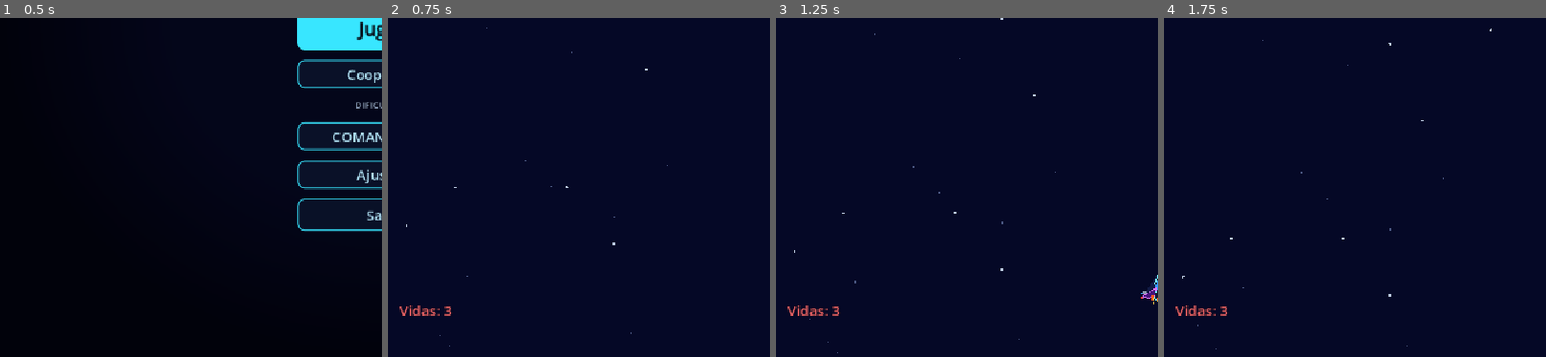
Above: before the commit, frames 1-4 (left to right).
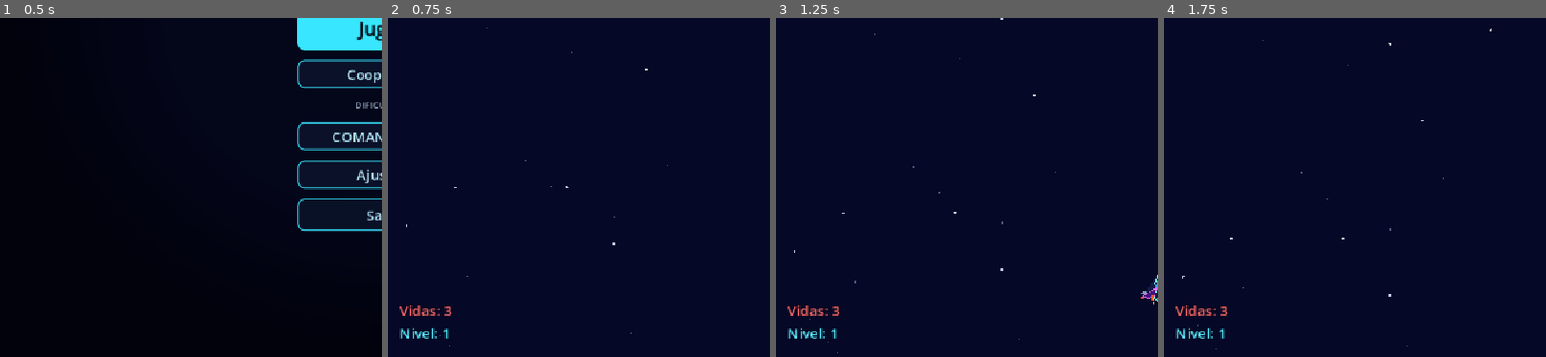
Above: after the commit, the same moments.

Repository: Frank-0511/galactic-surge
Game: Godot game, scene res://scenes/main/main.tscn
Two runs of this game, one before a commit and one after it. Both use one fixed random seed, a clock stepped at 60 frames per second and the inputs below.
Inputs (mouse positions are % of the whole screen's width and height, from its top left):
- Up to frame 1 (0.5 s): no input
- Up to frame 2 (0.75 s): click "Jugar" at 0.5 s
- Up to frame 3 (1.25 s): no input
- Up to frame 4 (1.75 s): tap Enter at 1.25 s; move the mouse to (72, 45) at 1.27 s; hold Right (move_right) from 1.28 s (still down); tap Space (shoot) at 1.35 s; click (72, 45) at 1.42 s
The pictures show only the part of the screen within x 0-50%, y 50-100%; the shares and areas given below are measured in that part.

Frame 1 is identical in both runs. In frame 2, 0.2% of the frame differs, in the area x 3-16%, y 91-95%; in frame 3, 0.2%; in frame 4, 0.2%.

Commit message:
feat(etapa-20): nivel del arma abajo en la esquina de cada jugador (spec S7)

Diff:
--- a/scenes/ui/hud.gd
+++ b/scenes/ui/hud.gd
@@ -52,6 +52,7 @@
 func _ready() -> void:
 	_make_passive()
 	_move_p1_lives_bottom_left()
+	_update_weapon_level_label()
 	_init_styles()
 	_init_wave_cleared_banner()
 	set_active_weapon(_current_weapon_type)
@@ -148,6 +149,42 @@
 	if weapon_type >= 0:
 		_current_weapon_type = weapon_type
 	_current_weapon_level = clampi(level, 1, 15)
+	_update_weapon_level_label()
+
+
+## Weapon level of J1, shown in the bottom-left corner (spec S7).
+var _weapon_level_label: Label = null
+
+
+func _update_weapon_level_label() -> void:
+	if _weapon_level_label == null:
+		_weapon_level_label = Label.new()
+		_weapon_level_label.name = "WeaponLevelLabel"
+		_weapon_level_label.custom_minimum_size = Vector2(0.0, 28.0)
+		_weapon_level_label.add_theme_font_size_override("font_size", 20)
+		_weapon_level_label.add_theme_color_override("font_color", Color(0.35, 0.92, 1.0, 1.0))
+		var panel: Node = get_node_or_null("P1BottomPanel")
+		if panel != null:
+			panel.add_child(_weapon_level_label)
+		else:
+			return
+	_weapon_level_label.text = "Nivel: %d" % _current_weapon_level
+
+
+## Weapon level of J2, shown in the bottom-right corner (spec S7, Etapa 20).
+var _weapon_level_p2_label: Label = null
+
+
+func set_weapon_level_p2(level: int) -> void:
+	if _weapon_level_p2_label == null:
+		_weapon_level_p2_label = Label.new()
+		_weapon_level_p2_label.name = "WeaponLevelP2Label"
+		_weapon_level_p2_label.horizontal_alignment = HORIZONTAL_ALIGNMENT_RIGHT
+		_weapon_level_p2_label.custom_minimum_size = Vector2(0.0, 28.0)
+		_weapon_level_p2_label.add_theme_font_size_override("font_size", 20)
+		_weapon_level_p2_label.add_theme_color_override("font_color", Color(0.35, 0.92, 1.0, 1.0))
+		_ensure_p2_bottom_panel().add_child(_weapon_level_p2_label)
+	_weapon_level_p2_label.text = "Nivel: %d" % clampi(level, 1, 15)
 
 
 
--- a/tests/etapa_20_contract_test.gd
+++ b/tests/etapa_20_contract_test.gd
@@ -34,6 +34,7 @@
 	_check_hud_p2_matches_p1_style()
 	_check_hud_p2_lives_bottom_right()
 	_check_hud_p1_lives_bottom_left()
+	_check_hud_weapon_level_bottom()
 
 	if _failures == 0:
 		print("ETAPA 20 CONTRACT TESTS: ALL PASSED")
@@ -395,6 +396,27 @@
 
 
 # ---------------------------------------------------------------------------
+# 20. HUD (spec S7): nivel del arma abajo en la esquina de cada jugador
+# ---------------------------------------------------------------------------
+func _check_hud_weapon_level_bottom() -> void:
+	var hud: Node = (load("res://scenes/ui/hud.tscn") as PackedScene).instantiate()
+	get_root().add_child(hud)
+	hud.call("set_weapon_level", 3, 0)
+	_expect(hud.has_method("set_weapon_level_p2"), "Contrato 20c: HUD expone set_weapon_level_p2()")
+	if not hud.has_method("set_weapon_level_p2"):
+		hud.queue_free()
+		return
+	hud.call("set_weapon_level_p2", 2)
+	var bottom_p1: Control = hud.get_node_or_null("P1BottomPanel") as Control
+	var bottom_p2: Control = hud.get_node_or_null("P2BottomPanel") as Control
+	var level_p1: Label = hud.get("_weapon_level_label") as Label
+	var level_p2: Label = hud.get("_weapon_level_p2_label") as Label
+	_expect(level_p1 != null and bottom_p1 != null and level_p1.get_parent() == bottom_p1 and level_p1.text == "Nivel: 3", "Contrato 20a: nivel del arma de J1 abajo a la izquierda (\"Nivel: 3\")")
+	_expect(level_p2 != null and bottom_p2 != null and level_p2.get_parent() == bottom_p2 and level_p2.text == "Nivel: 2", "Contrato 20b: nivel del arma de J2 abajo a la derecha (\"Nivel: 2\")")
+	hud.queue_free()
+
+
+# ---------------------------------------------------------------------------
 # 2. J2 uses its own action names
 # ---------------------------------------------------------------------------
 func _check_player_two_uses_own_actions() -> void:
